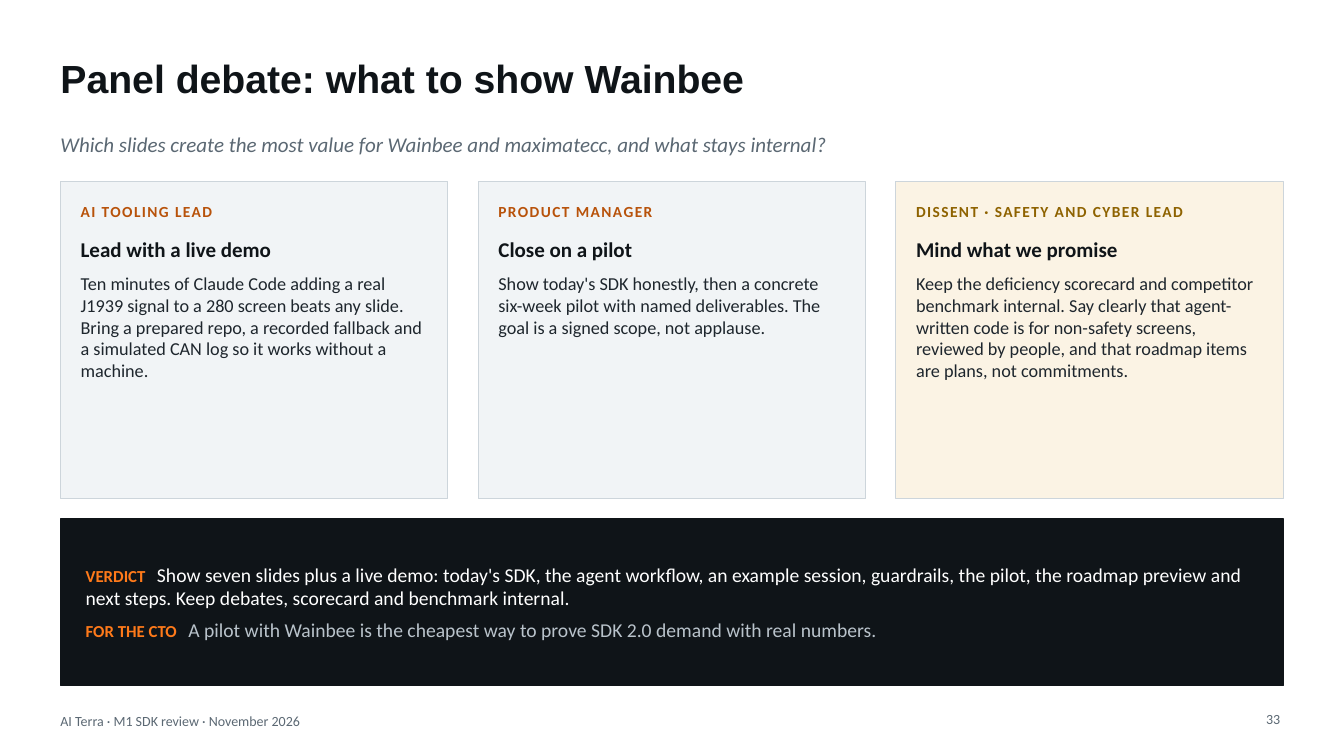
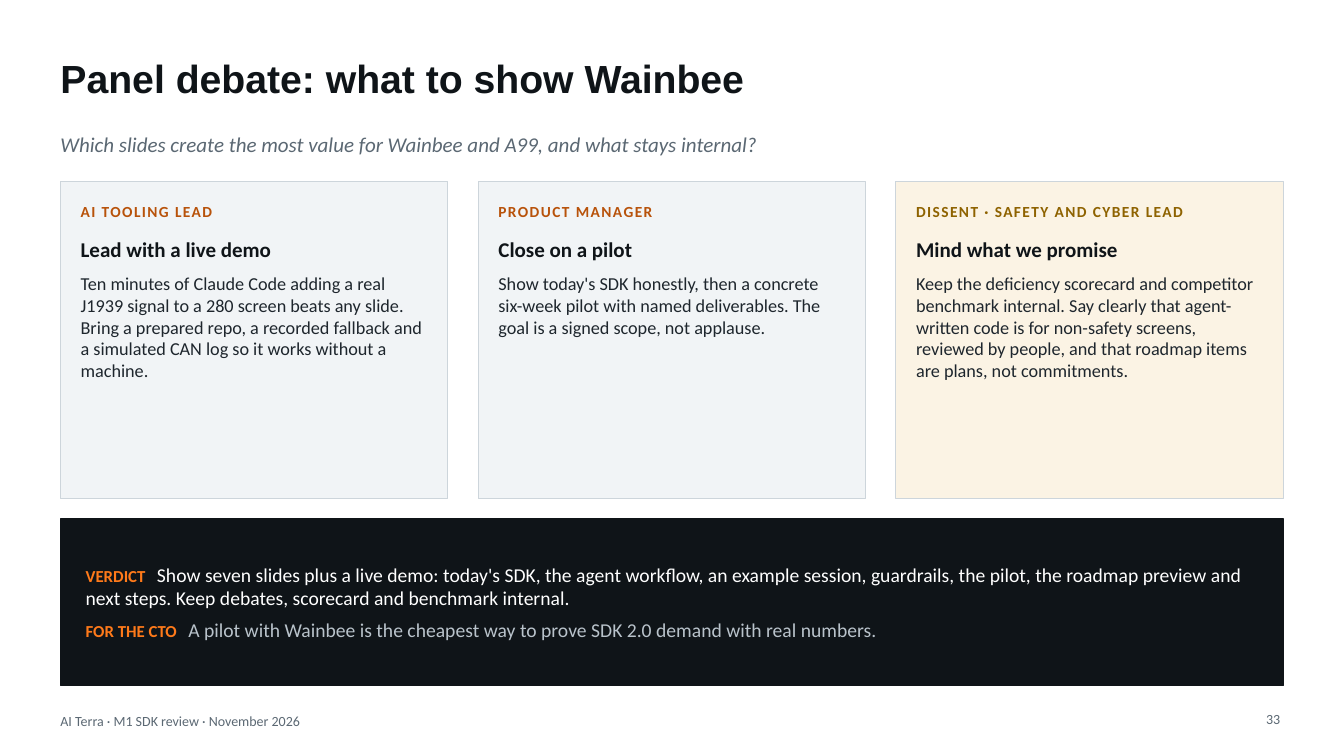
Before and after one commit to Raul-dot-valdez/max, a slide deck: slide 33 of docs/strategy/M1-SDK-review.pptx. Drawn at 1344x756 pixels with LibreOffice and Linux fonts; fonts in the diff are those of the drawing. Boxes give left, top, right and bottom in pixels: in the first picture for what was removed or moved away, otherwise in the second. Text is boxed around its words. In the diff, an @@ line names an element or a change of style, - is before the commit and + after.

```diff
--- a/docs/strategy/M1-SDK-review.pptx
+++ b/docs/strategy/M1-SDK-review.pptx
@@ text at (x1=60, y1=137, x2=757, y2=156): text changed @@
-Which slides create the most value for Wainbee and maximatecc, and what stays internal?
+Which slides create the most value for Wainbee and A99, and what stays internal?
```
Also in this commit, not shown: 15 other slides changed, 19 other files.
